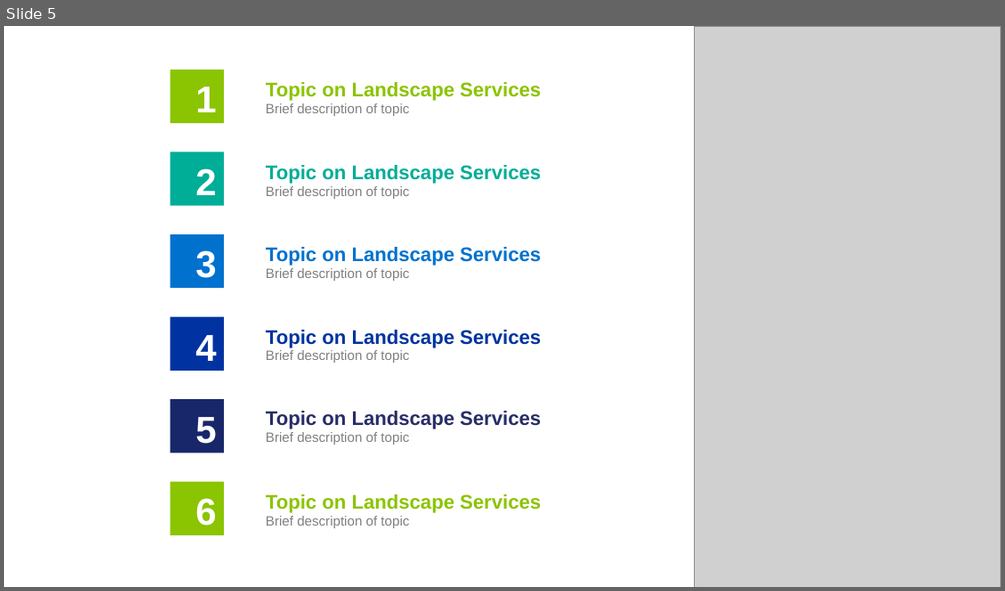
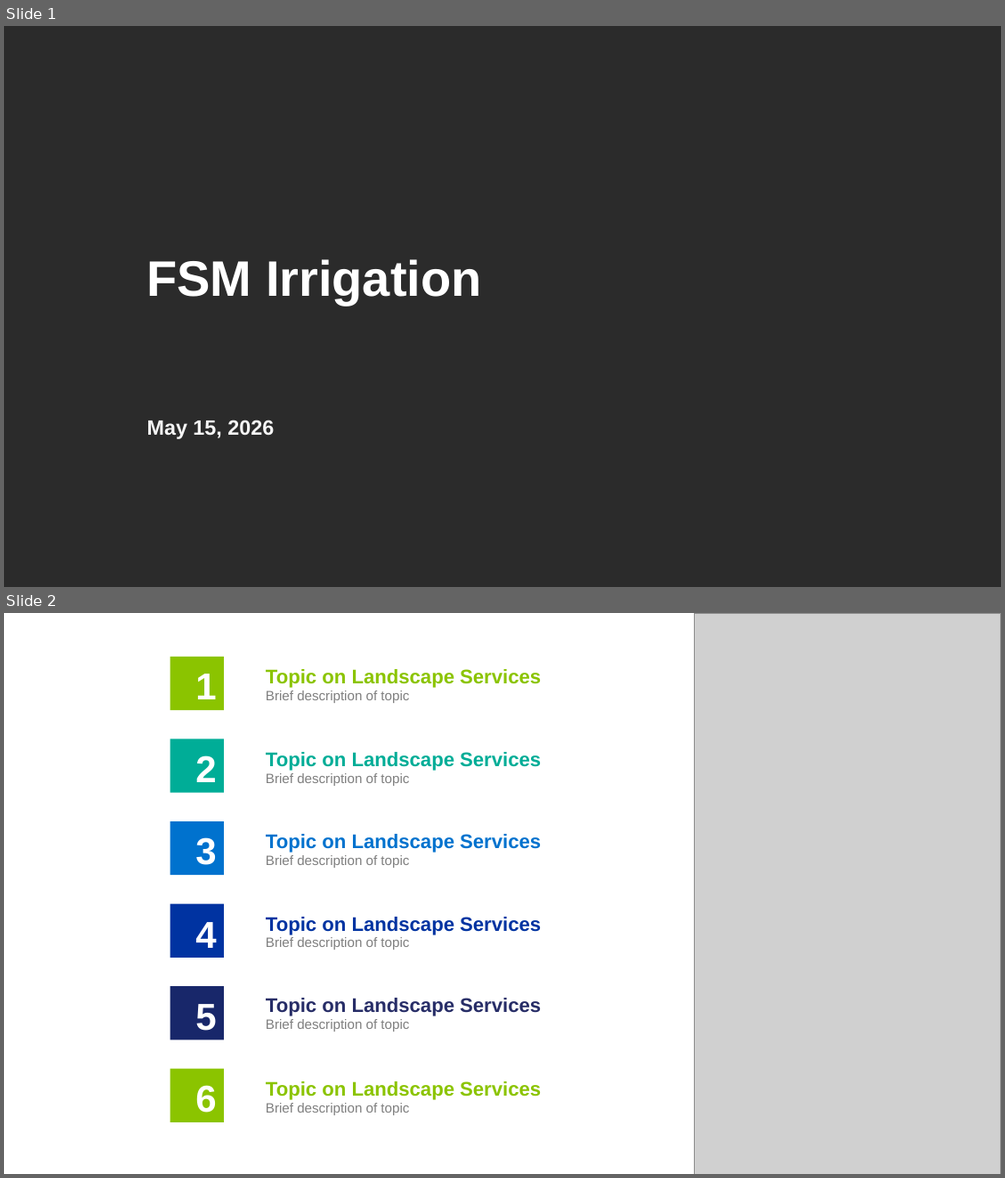
Before and after one commit to greg-e/irrigation, a slide deck: fsm_irrigation.pptx. Shown one above the other, each under a label of ours: slide 5 before the commit, slides 1 and 2 after it. The pictures are 1005x591 and 1005x1178 pixels, drawn with LibreOffice and Linux fonts; fonts in the diff are those of the drawing; grey boxes stand for pictures; background and template pictures are left out; a plain dark background stands for a picture behind light text. Boxes give left, top, right and bottom in pixels: in the first picture for what was removed or moved away, otherwise in the second. Text is boxed around its words. In the diff, an @@ line names an element or a change of style, - is before the commit and + after.

Commit message:
Update irrigation presentation

```diff
--- a/fsm_irrigation.pptx
+++ b/fsm_irrigation.pptx
@@ slide 1 added at <box>4,26,1001,587</box>, background picture (left out) @@
@@ title added at <box>147,259,481,305</box>, 48 pt, text #FFFFFF, bold @@
+FSM Irrigation
@@ text added at <box>147,419,274,439</box>, 20 pt, text #F5F5F5, bold @@
+May 15, 2026
@@ what was slide 5 is now slide 2 @@
```
Also in this commit, not shown: 5 other slides added, 16 slides removed.
